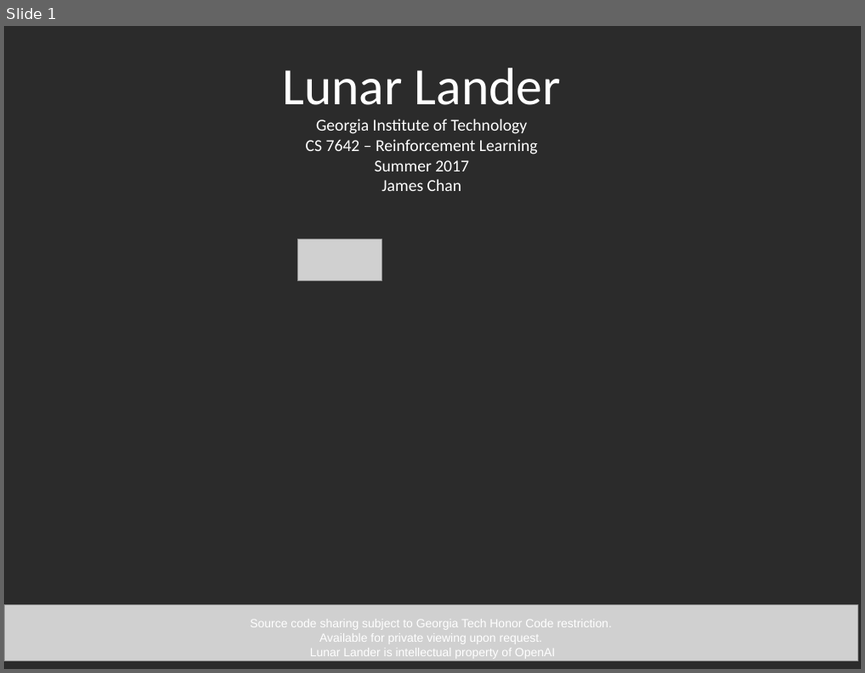
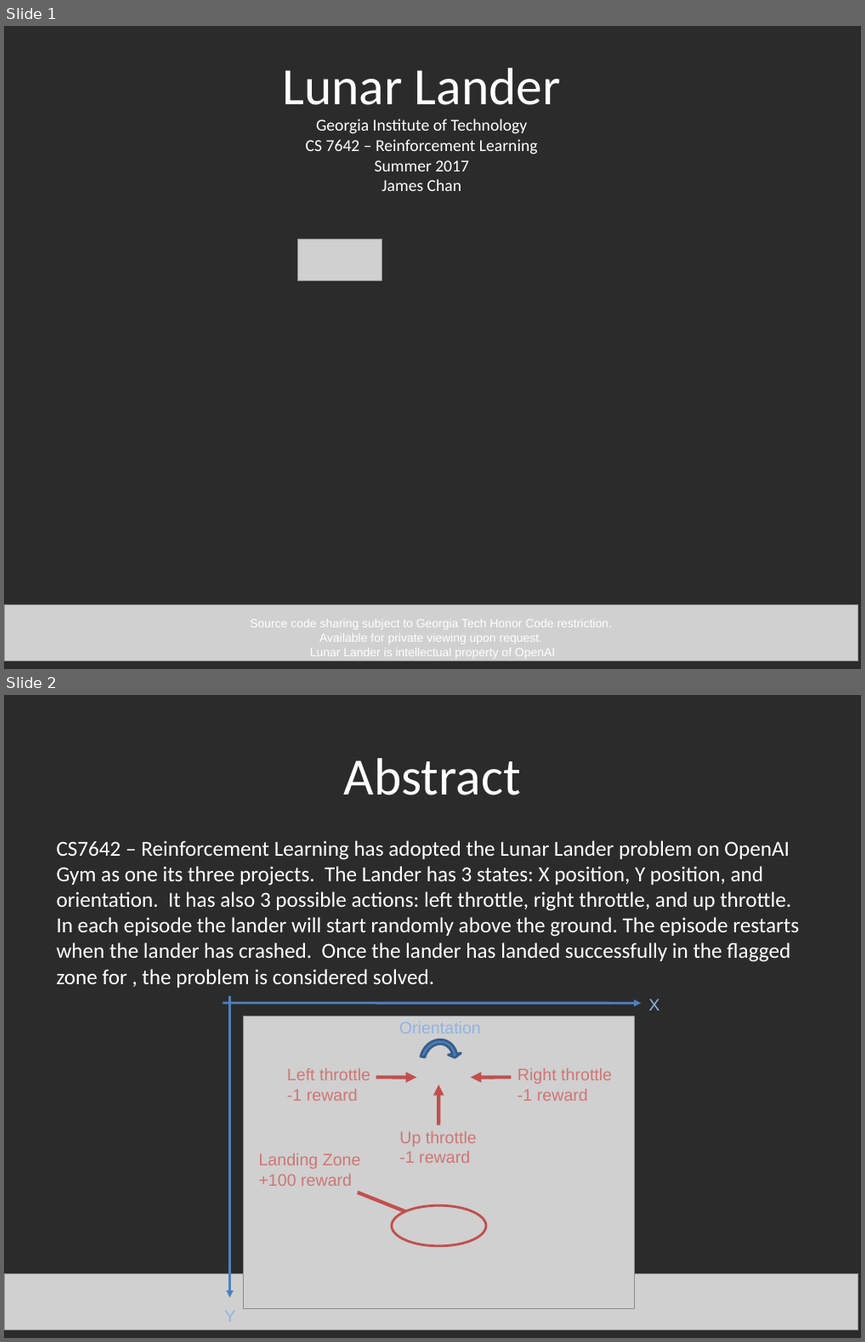
Before and after one commit to jameschanx/Georgia_Tech_School_Projects, a slide deck: Lunar Lander - CS7642 Reinforcement Learning.ppt. Shown one above the other, each under a label of ours: slide 1 before the commit, slides 1 and 2 after it. The pictures are 865x673 and 865x1342 pixels, drawn with LibreOffice and Linux fonts; fonts in the diff are those of the drawing; grey boxes stand for pictures; background and template pictures are left out; a plain dark background stands for a picture behind light text. Boxes give left, top, right and bottom in pixels: in the first picture for what was removed or moved away, otherwise in the second. Text is boxed around its words. In the diff, an @@ line names an element or a change of style, - is before the commit and + after.

Commit message:
lunar lander complete more or less

```diff
--- a/Lunar Lander - CS7642 Reinforcement Learning.ppt
+++ b/Lunar Lander - CS7642 Reinforcement Learning.ppt
@@ slide 2 added at [4,695,861,1338], background picture (left out) @@
@@ title added at [344,758,521,795], 44 pt, text #FFFFFF @@
+Abstract
@@ text added at [57,840,799,987], 18 pt, text #FFFFFF @@
+CS7642 – Reinforcement Learning has adopted the Lunar Lander problem on OpenAI Gym as one its three projects. The Lander has 3 states: X position, Y position, and orientation. It has also 3 possible actions: left throttle, right throttle, and up throttle. In each episode the lander will start randomly above the ground. The episode restarts when the lander has crashed. Once the lander has landed successfully in the flagged zone for , the problem is considered solved.
@@ arrow added from (229, 996) to (229, 1298), #4F81BD 2.01 pt @@
@@ text added at [648,998,659,1010], 14 pt, text #8EB4E3 @@
+X
@@ arrow added from (222, 1003) to (641, 1003), #4F81BD 2.01 pt @@
@@ picture added at [243,1016,634,1309] @@
@@ text added at [391,1013,492,1042], 14 pt, text #8EB4E3 @@
+Orientation
@@ freeform shape added at [409,1028,468,1091], fill #4F81BD, outline #385D8A 2.01 pt @@
@@ text added at [287,1068,370,1100], 14 pt, text #CE7674 @@
+Left throttle
+-1 reward
@@ text added at [517,1068,612,1100], 14 pt, text #CE7674 @@
+Right throttle
+-1 reward
@@ arrow added from (375, 1077) to (416, 1077), #C0504D 3 pt @@
@@ arrow added from (438, 1125) to (438, 1084), #C0504D 3 pt @@
@@ arrow added from (511, 1077) to (470, 1077), #C0504D 3 pt @@
@@ text added at [259,1153,361,1185], 14 pt, text #CE7674 @@
+Landing Zone
++100 reward
@@ text added at [399,1131,477,1163], 14 pt, text #CE7674 @@
+Up throttle
+-1 reward
@@ line added from (405, 1211) to (357, 1192), #C0504D 3 pt @@
@@ ellipse added at [392,1205,485,1245], outline #C0504D 2.01 pt @@
@@ picture added at [4,1274,857,1330] @@
@@ text added at [216,1301,240,1330], 14 pt, text #8EB4E3 @@
+Y
```
Also in this commit, not shown: 2 other slides added, 1 slide removed.
